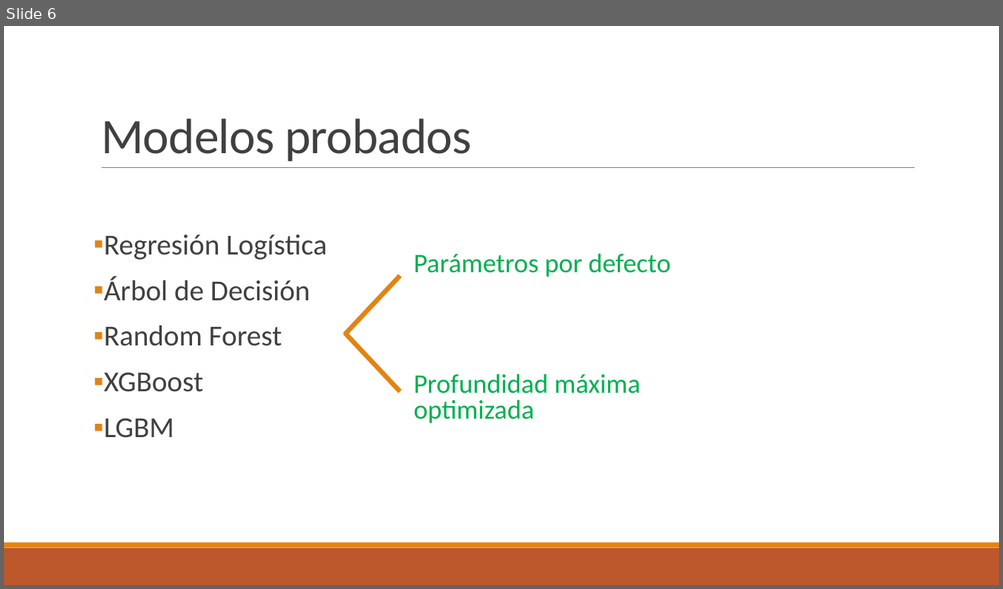
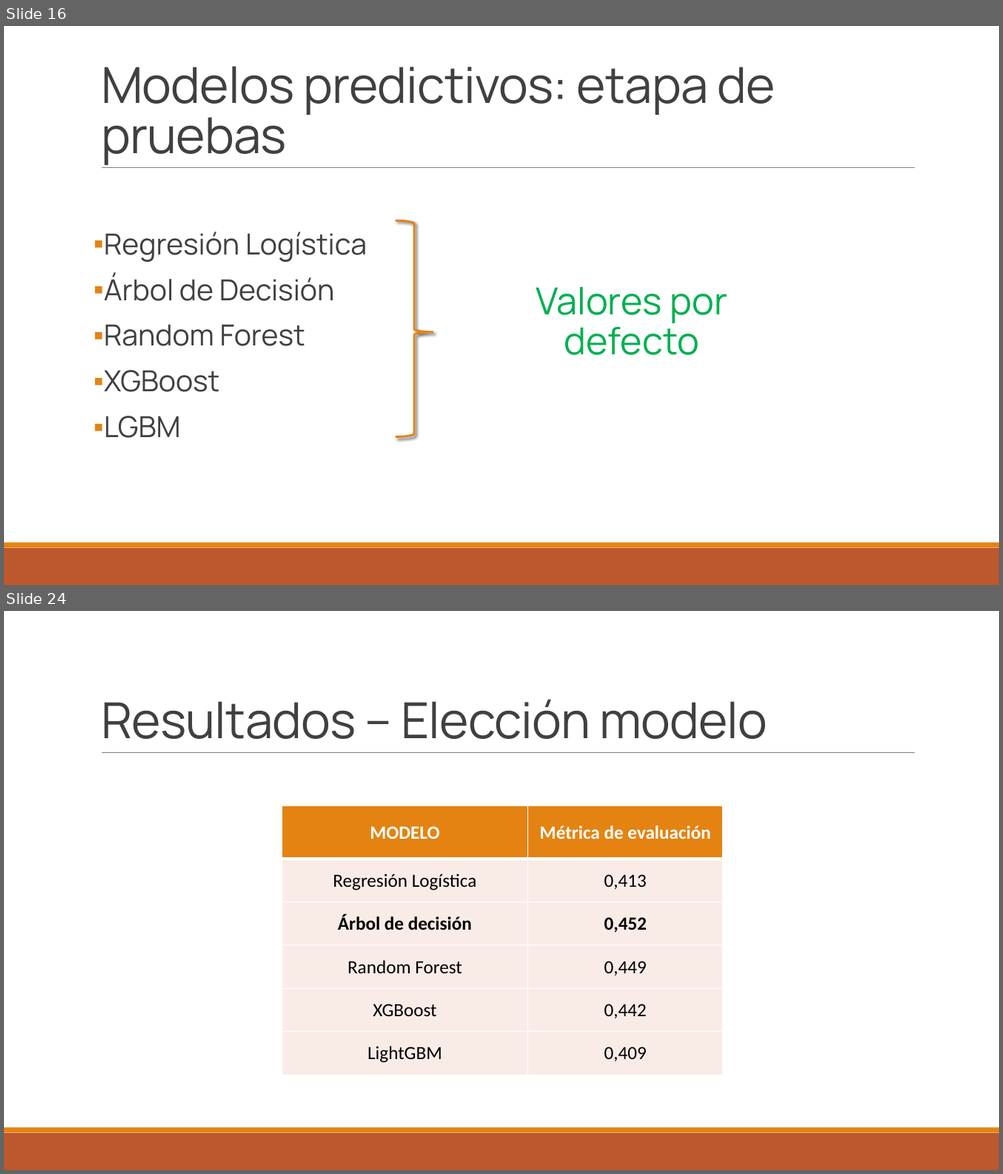
Before and after one commit to sordenesf/Heart-Disease, a slide deck: Presentación Indicators of Heart Diseases.pptx. Shown one above the other, each under a label of ours: slide 6 before the commit, slides 16 and 24 after it; the slides between them are not shown. The pictures are 1003x589 and 1003x1174 pixels, drawn with LibreOffice and Linux fonts; fonts in the diff are those of the drawing. Boxes give left, top, right and bottom in pixels: in the first picture for what was removed or moved away, otherwise in the second. Text is boxed around its words. In the diff, an @@ line names an element or a change of style, - is before the commit and + after.

```diff
--- a/Presentación Indicators of Heart Diseases.pptx
+++ b/Presentación Indicators of Heart Diseases.pptx
@@ slide 24 added at box(4, 611, 999, 1170), background #FFFFFF; not listed: 3 template elements that a slide beside it also shows @@
@@ title added at box(101, 699, 767, 739), 48 pt, text #404040 @@
+Resultados – Elección modelo
@@ table added at box(282, 806, 723, 1075), 6 rows, 2 columns @@
+MODELO | Métrica de evaluación
+Regresión Logística | 0,413
+Árbol de decisión | 0,452
+Random Forest | 0,449
+XGBoost | 0,442
+LightGBM | 0,409
@@ what was slide 6 is now slide 16 @@
@@ slide 16 changed as well @@
@@ title at box(101, 66, 775, 165): text changed; font Calibri to Manrope @@
-Modelos probados
+Modelos predictivos: etapa de pruebas
@@ text "Regresión Logística" at box(104, 232, 367, 438): font Calibri to Manrope @@
@@ right brace added at box(395, 221, 433, 437), outline #E48312 2 pt @@
@@ line removed from (345, 335) to (400, 276) @@
@@ text at box(535, 287, 727, 355): text changed; size 25.9 to 36 pt; font Calibri to Manrope @@
-Parámetros por defecto
-Profundidad máxima optimizada
+Valores por defecto
@@ line removed from (345, 333) to (400, 392) @@
```
Also in this commit, not shown: 4 other slides changed, 21 other slides added, 4 slides removed.
